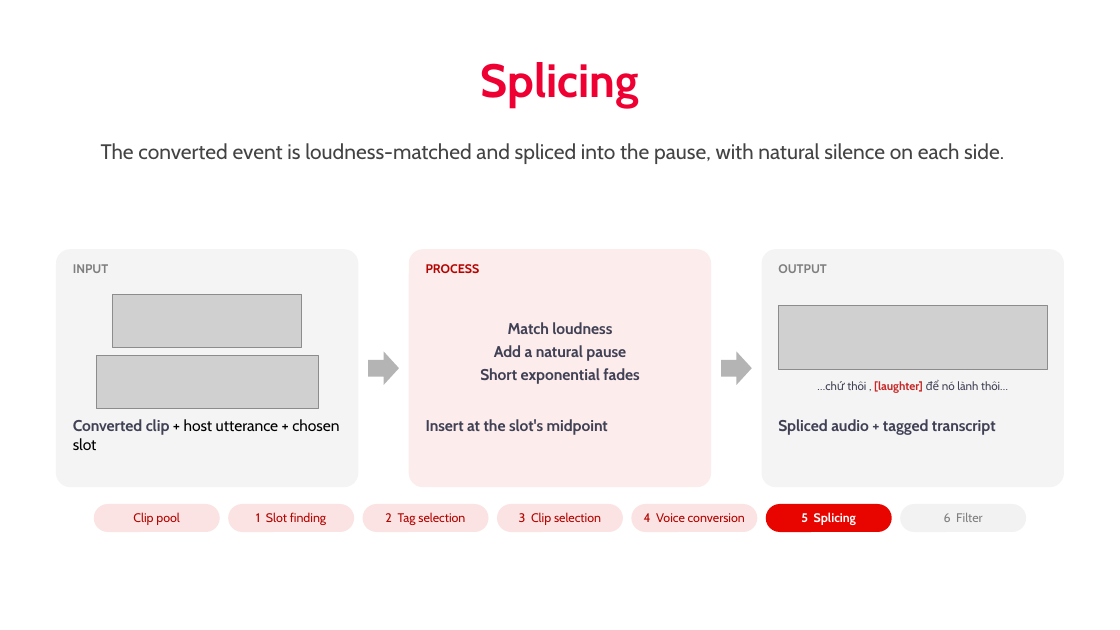
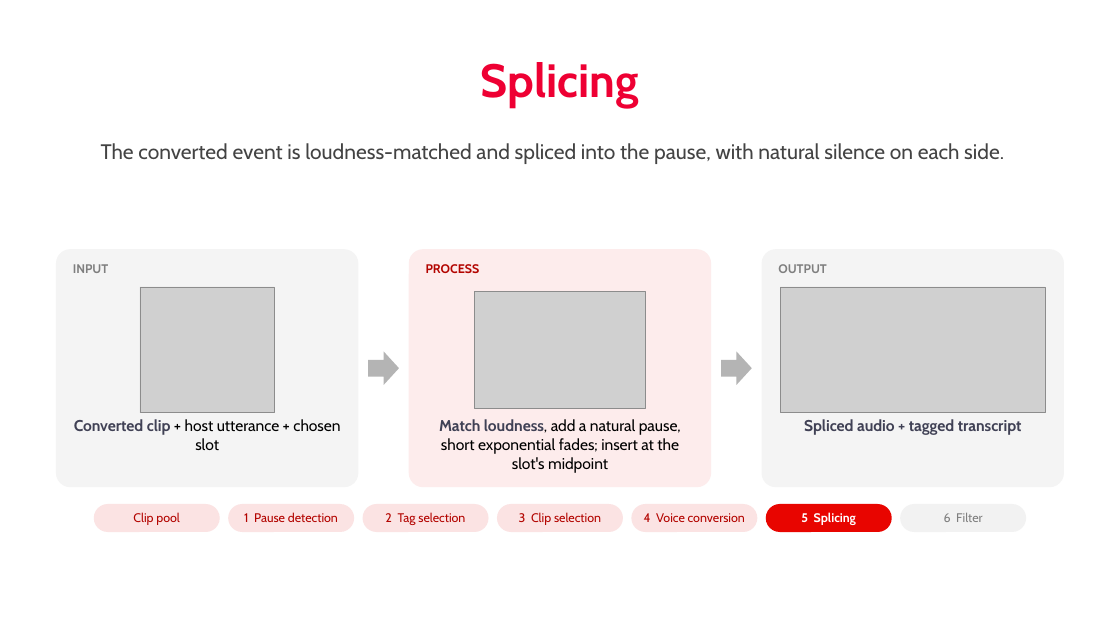
Before and after one commit to nhakanasi/VDT_GD2, a slide deck: slide 14 of Method.pptx. Drawn at 1120x630 pixels with LibreOffice and Linux fonts; fonts in the diff are those of the drawing; grey boxes stand for pictures; background and template pictures are left out. Boxes give left, top, right and bottom in pixels: in the first picture for what was removed or moved away, otherwise in the second. Text is boxed around its words. In the diff, an @@ line names an element or a change of style, - is before the commit and + after.

```diff
--- a/Method.pptx
+++ b/Method.pptx
@@ picture removed at box(113, 294, 302, 347) @@
@@ picture added at box(140, 287, 275, 413) @@
@@ picture added at box(475, 292, 645, 409) @@
@@ picture: place and size @@
-picture at box(779, 305, 1048, 370)
+picture at box(781, 287, 1045, 413)
@@ text removed at box(480, 322, 639, 384) @@
-Match loudness
-Add a natural pause
-Short exponential fades
@@ picture removed at box(96, 355, 318, 408) @@
@@ text removed at box(847, 380, 1008, 393) @@
-…chứ thôi , [laughter] để nó lành thôi…
@@ text "Converted clip + host utterance ..." at box(74, 419, 340, 450): alignment left to centre @@
@@ text at box(439, 419, 681, 473): text changed; text colour #404155 to #000000; bold off @@
-Insert at the slot's midpoint
+Match loudness, add a natural pause, short exponential fades; insert at the slot's midpoint
@@ text "Spliced audio + tagged transcript" at box(804, 419, 1022, 435): alignment left to centre @@
@@ text in rounded rectangle at box(244, 512, 338, 522): text changed @@
-1 Slot finding
+1 Pause detection
```
Also in this commit, not shown: 23 other slides changed, 1 slide added, 1 slide removed, 8 other files.
